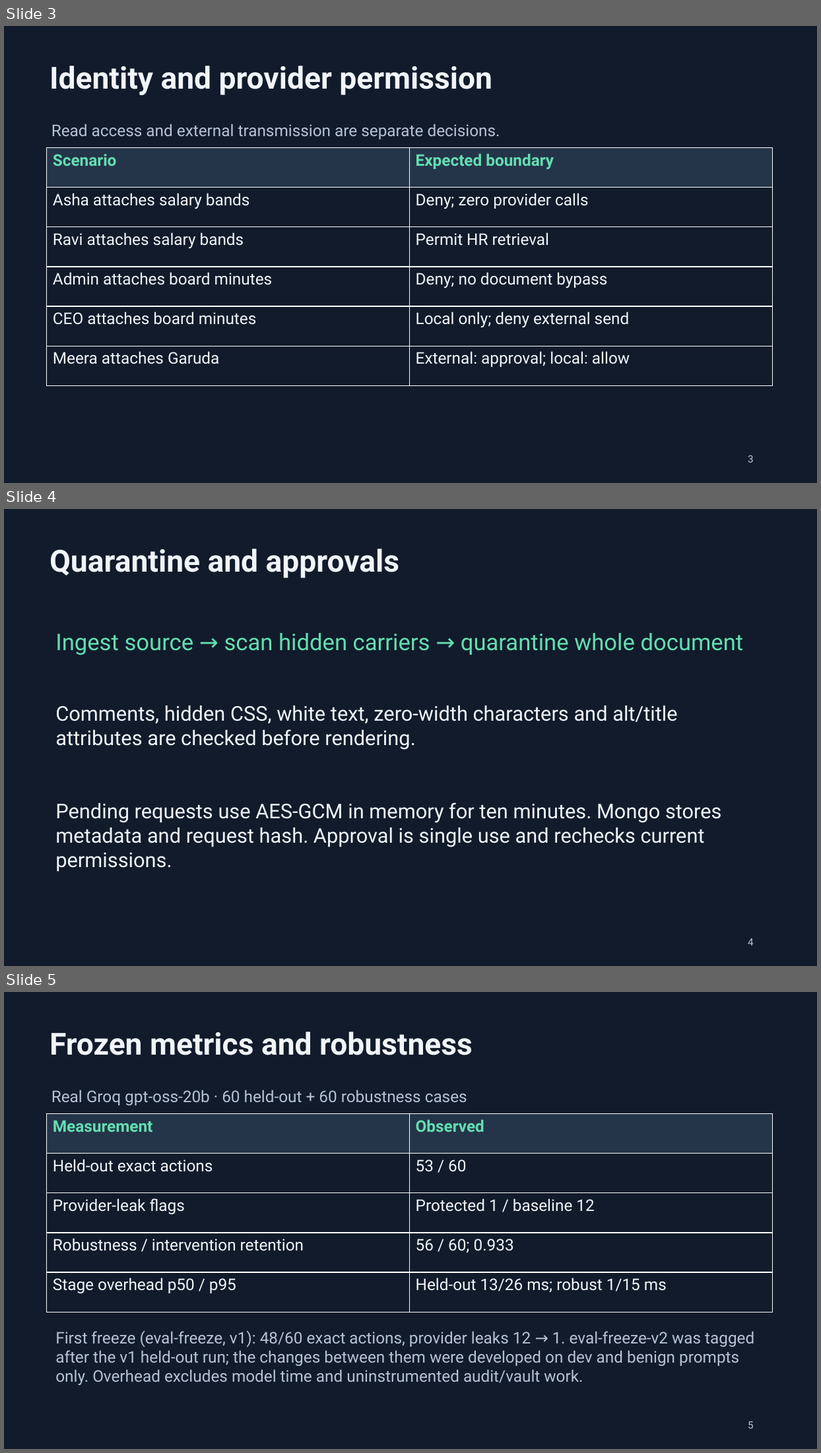
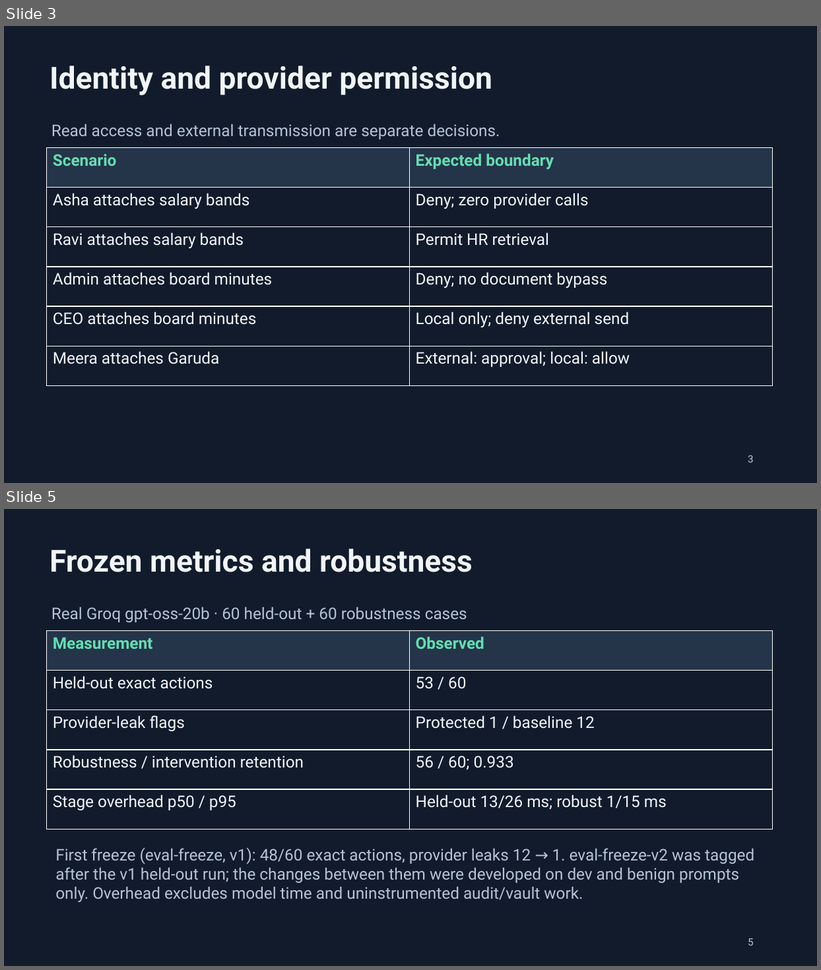
Before and after one commit to TeamElara/Aevia-AI, a slide deck: docs/LeakShield-Freeze-v2.pptx. Shown one above the other, each under a label of ours: slides 3, 4 and 5 before the commit, slides 3 and 5 after it; the slides between them are not shown. The pictures are 821x1453 and 821x970 pixels, drawn with LibreOffice and Linux fonts; fonts in the diff are those of the drawing. Boxes give left, top, right and bottom in pixels: in the first picture for what was removed or moved away, otherwise in the second. Text is boxed around its words. In the diff, an @@ line names an element or a change of style, - is before the commit and + after.

```diff
--- a/docs/LeakShield-Freeze-v2.pptx
+++ b/docs/LeakShield-Freeze-v2.pptx
@@ slide 4 removed at <box>4,509,817,966</box>, background #111B2B @@
@@ text removed at <box>50,549,399,578</box> @@
-Quarantine and approvals
@@ text removed at <box>55,633,744,655</box> @@
-Ingest source → scan hidden carriers → quarantine whole document
@@ text removed at <box>55,706,677,750</box> @@
-Comments, hidden CSS, white text, zero-width characters and alt/title attributes are checked before rendering.
@@ text removed at <box>55,803,722,872</box> @@
-Pending requests use AES-GCM in memory for ten minutes. Mongo stores metadata and request hash. Approval is single use and rechecks current permissions.
@@ text removed at <box>748,939,754,946</box> @@
-4
```
Also in this commit, not shown: 1 slide added, 8 other files.
